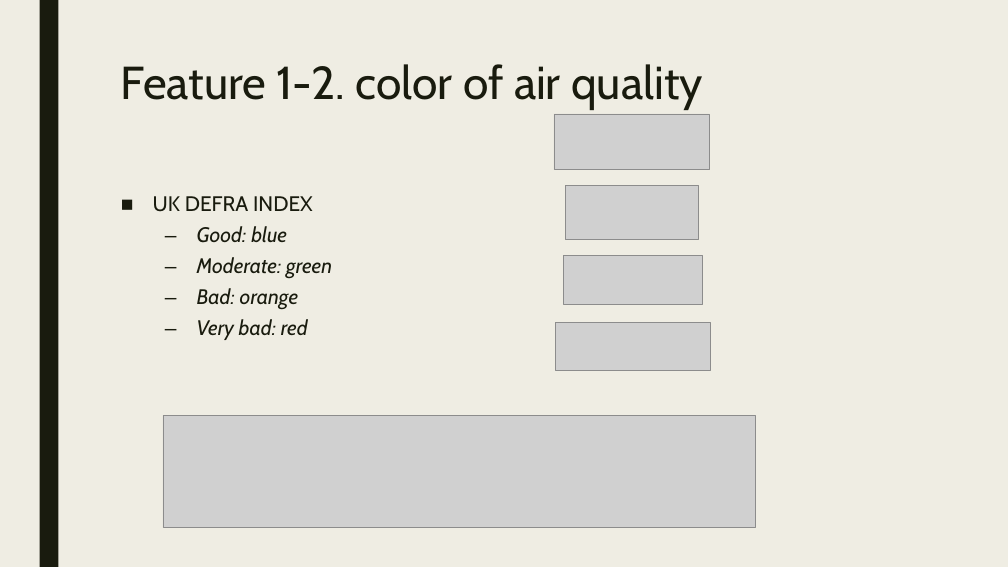
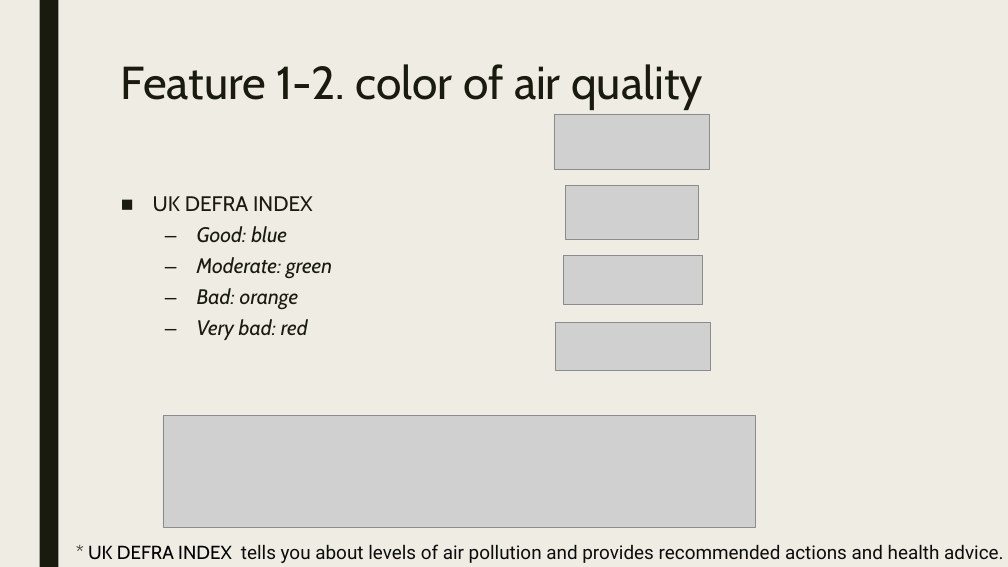
Before and after one commit to minchoCoin/air-quality-dashboard, a slide deck: slide 11 of presentation.pptx. Drawn at 1008x567 pixels with LibreOffice and Linux fonts; fonts in the diff are those of the drawing; grey boxes stand for pictures. Boxes give left, top, right and bottom in pixels: in the first picture for what was removed or moved away, otherwise in the second. Text is boxed around its words. In the diff, an @@ line names an element or a change of style, - is before the commit and + after.

Commit message:
update ppt

```diff
--- a/presentation.pptx
+++ b/presentation.pptx
@@ text added at <box>88,544,1004,563</box>, 18 pt, text #0B0C0C @@
+* UK DEFRA INDEX tells you about levels of air pollution and provides recommended actions and health advice.
```
Also in this commit, not shown: 1 other slide changed, 1 other file.
